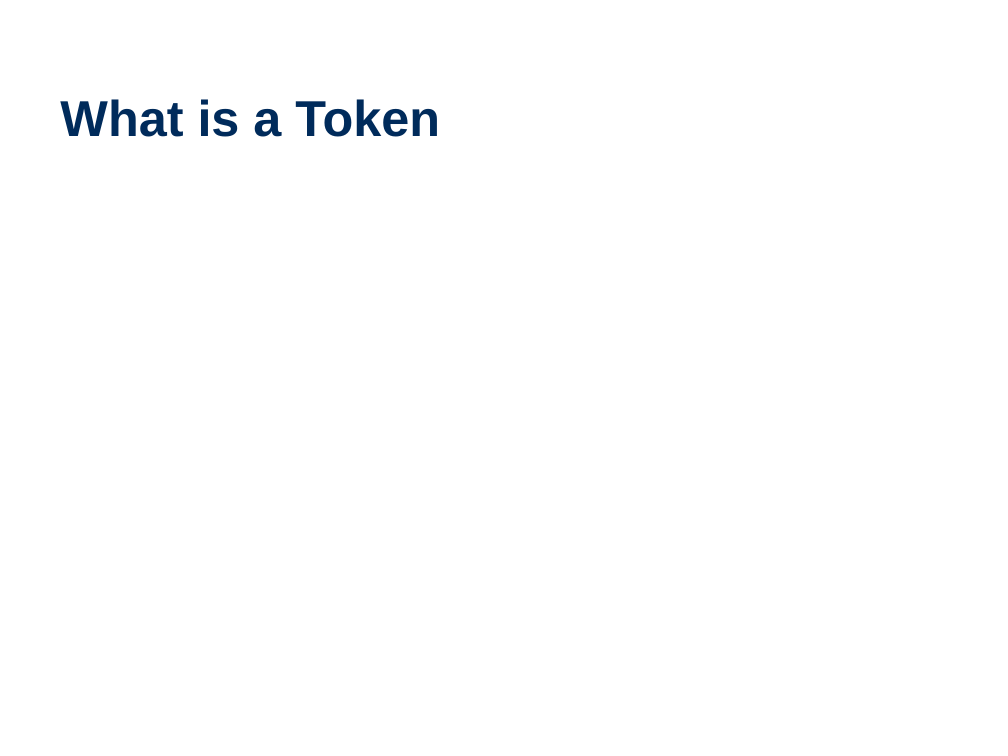
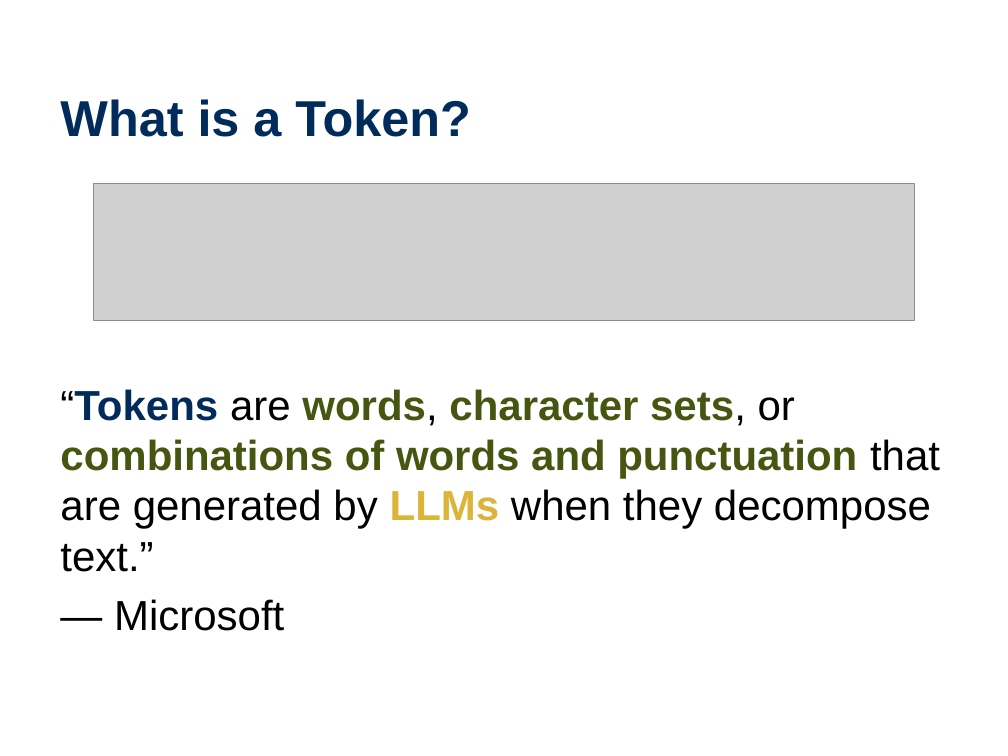
Before and after one commit to wtheisen/nd-cse-10124-lectures, a slide deck: slide 16 of Blank/Lecture_03_ Tokenization.pptx (slide 13 before the commit). Drawn at 1008x756 pixels with LibreOffice and Linux fonts; fonts in the diff are those of the drawing; grey boxes stand for pictures. Boxes give left, top, right and bottom in pixels: in the first picture for what was removed or moved away, otherwise in the second. Text is boxed around its words. In the diff, an @@ line names an element or a change of style, - is before the commit and + after.

```diff
--- a/Blank/Lecture_03_ Tokenization.pptx
+++ b/Blank/Lecture_03_ Tokenization.pptx
@@ title at (x1=60, y1=99, x2=470, y2=137): text changed @@
-What is a Token
+What is a Token?
@@ picture added at (x1=94, y1=183, x2=914, y2=321) @@
@@ text added at (x1=60, y1=389, x2=940, y2=631), 30 pt, text #000000, bold @@
+“Tokens are words, character sets, or combinations of words and punctuation that are generated by LLMs when they decompose text.”
+— Microsoft
```
Also in this commit, not shown: 5 other slides changed, 9 slides added, 6 slides removed, 3 other files.
